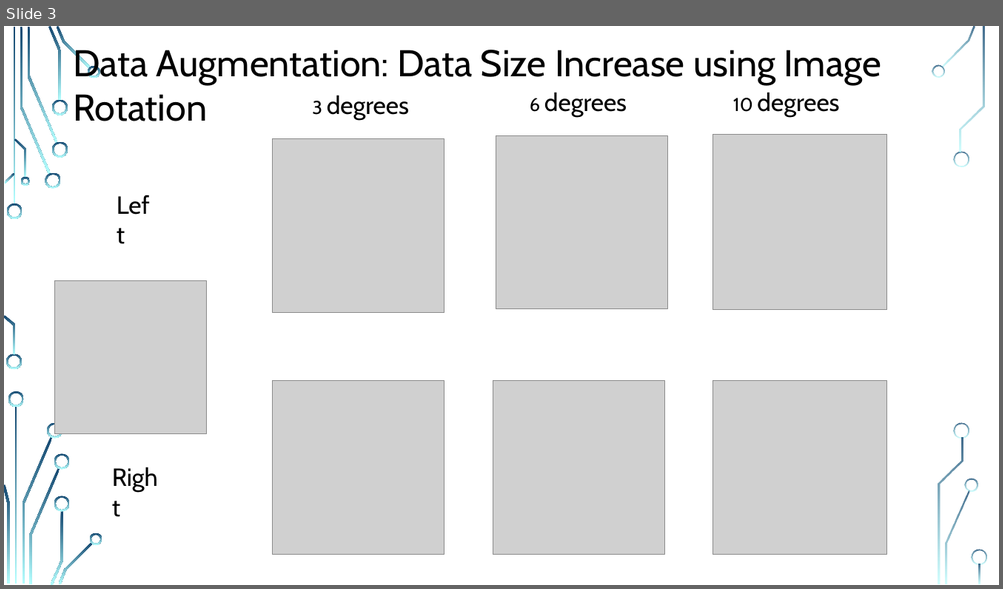
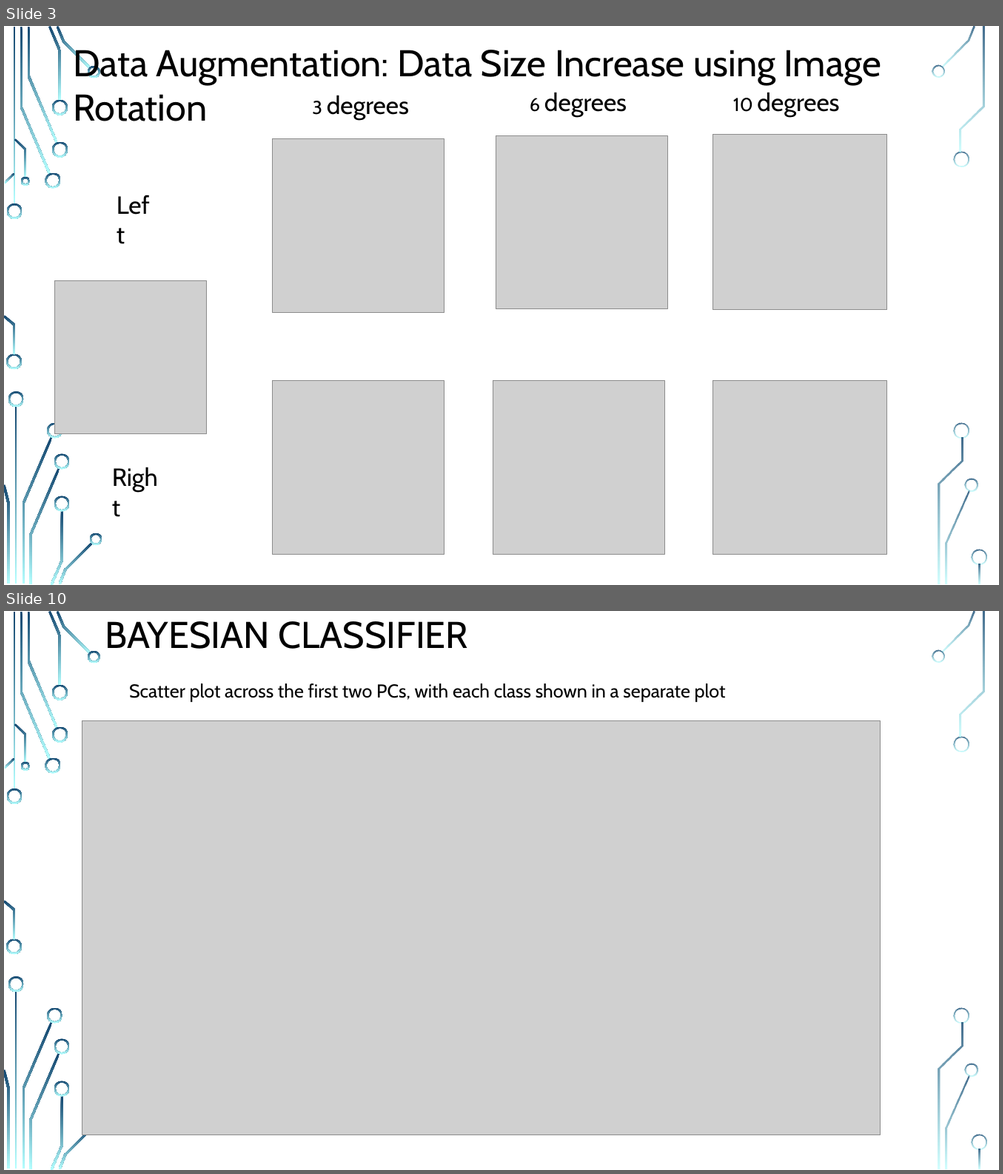
Before and after one commit to MR-KHILADI/Facial-Expression-Recognition, a slide deck: Final Project Draft.pptx. Shown one above the other, each under a label of ours: slide 3 before the commit, slides 3 and 10 after it; the slides between them are not shown. The pictures are 1003x589 and 1003x1174 pixels, drawn with LibreOffice and Linux fonts; fonts in the diff are those of the drawing; grey boxes stand for pictures; background and template pictures are left out. Boxes give left, top, right and bottom in pixels: in the first picture for what was removed or moved away, otherwise in the second. Text is boxed around its words. In the diff, an @@ line names an element or a change of style, - is before the commit and + after.

```diff
--- a/Final Project Draft.pptx
+++ b/Final Project Draft.pptx
@@ slide 10 added at <box>4,611,999,1170</box>, background picture (left out); not listed: 35 template elements that a slide beside it also shows @@
@@ title added at <box>105,621,469,649</box>, 36 pt, text #000000 @@
+BAYESIAN CLASSIFIER
@@ text added at <box>129,684,726,702</box>, 18 pt, text #000000 @@
+Scatter plot across the first two PCs, with each class shown in a separate plot
@@ picture added at <box>82,721,880,1136</box> @@
```
Also in this commit, not shown: 10 slides changed, 2 other slides added, 1 slide removed.
